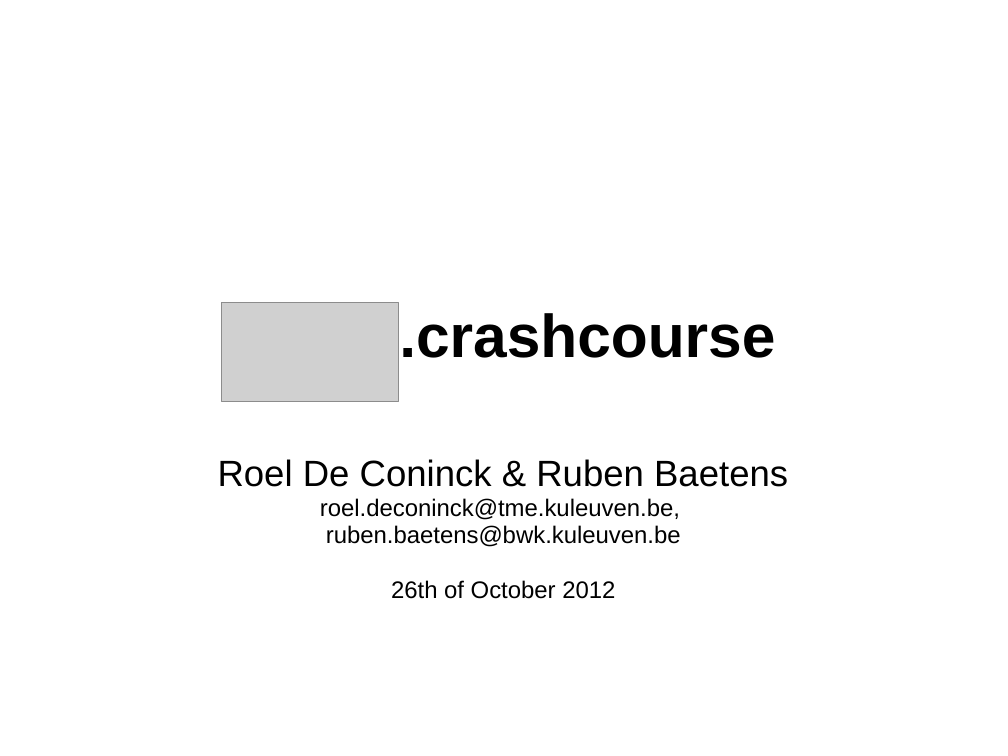
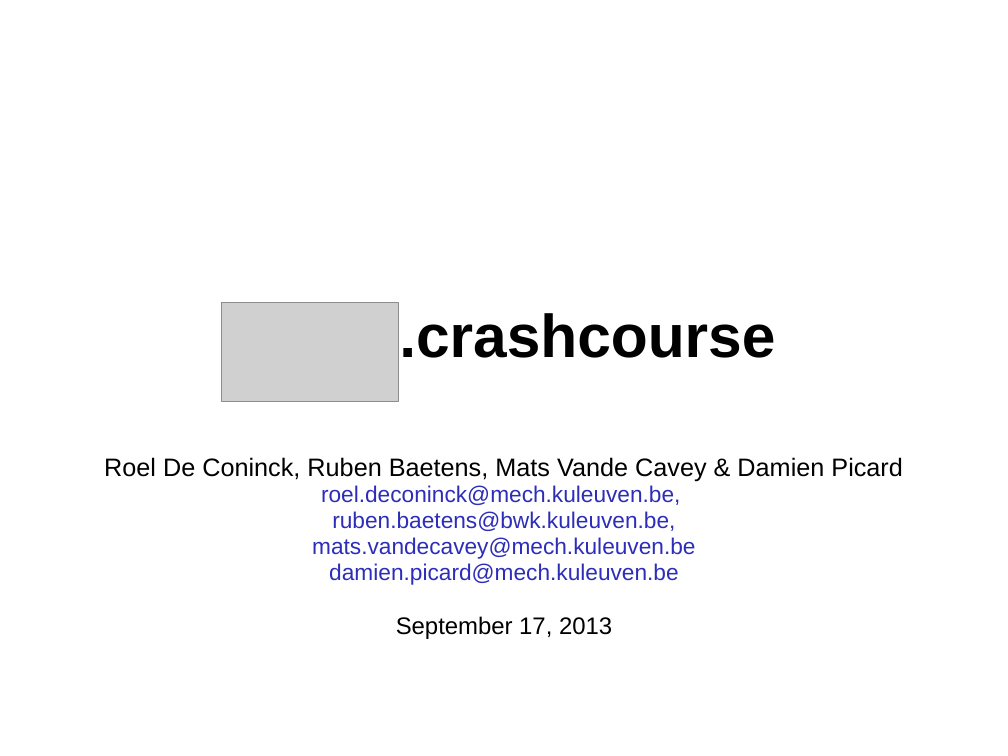
Before and after one commit to open-ideas/__CrashCourse__, a slide deck: slide 1 of Slides/CrashCourse_2012.ppt. Drawn at 1008x756 pixels with LibreOffice and Linux fonts; fonts in the diff are those of the drawing; grey boxes stand for pictures. Boxes give left, top, right and bottom in pixels: in the first picture for what was removed or moved away, otherwise in the second. Text is boxed around its words. In the diff, an @@ line names an element or a change of style, - is before the commit and + after.

Commit message:
Front slide names and date change

```diff
--- a/Slides/CrashCourse_2012.ppt
+++ b/Slides/CrashCourse_2012.ppt
@@ subtitle at <box>104,457,902,639</box>: text changed; size 19 to 18 pt; text colour #000000 to #2D2DB9 @@
-Roel De Coninck & Ruben Baetens
-roel.deconinck@tme.kuleuven.be,
-ruben.baetens@bwk.kuleuven.be
-26th of October 2012
+Roel De Coninck, Ruben Baetens, Mats Vande Cavey & Damien Picard
+roel.deconinck@mech.kuleuven.be,
+ruben.baetens@bwk.kuleuven.be,
+mats.vandecavey@mech.kuleuven.be
+damien.picard@mech.kuleuven.be
+September 17, 2013
```
